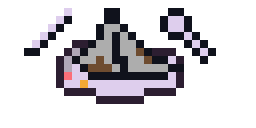
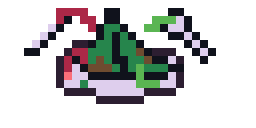
Revision of a layered 256×128 image; what changed, layer by layer:
added layer "Touchup" above "Napkin" over [56, 8, 176, 88]
